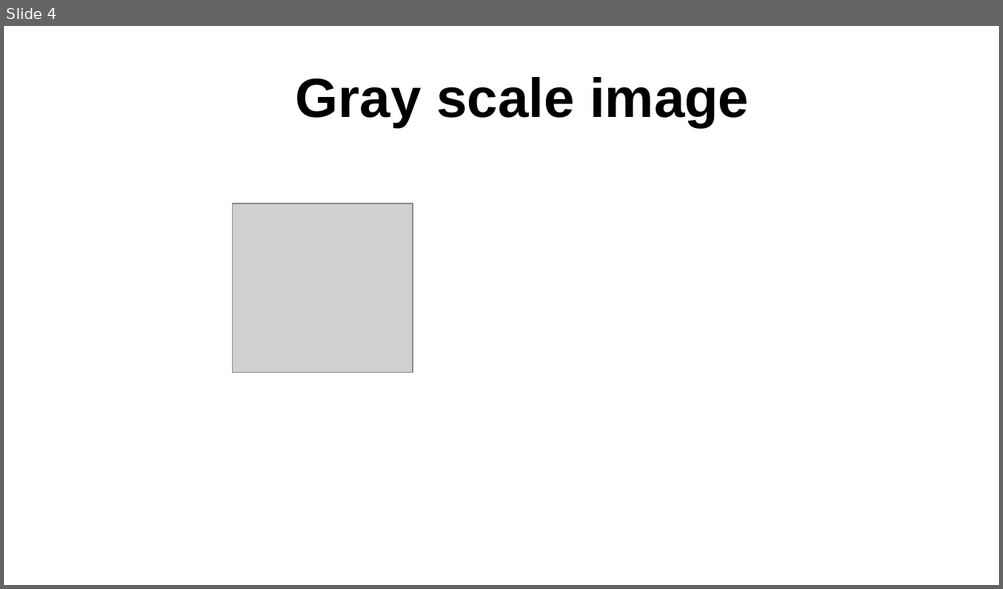
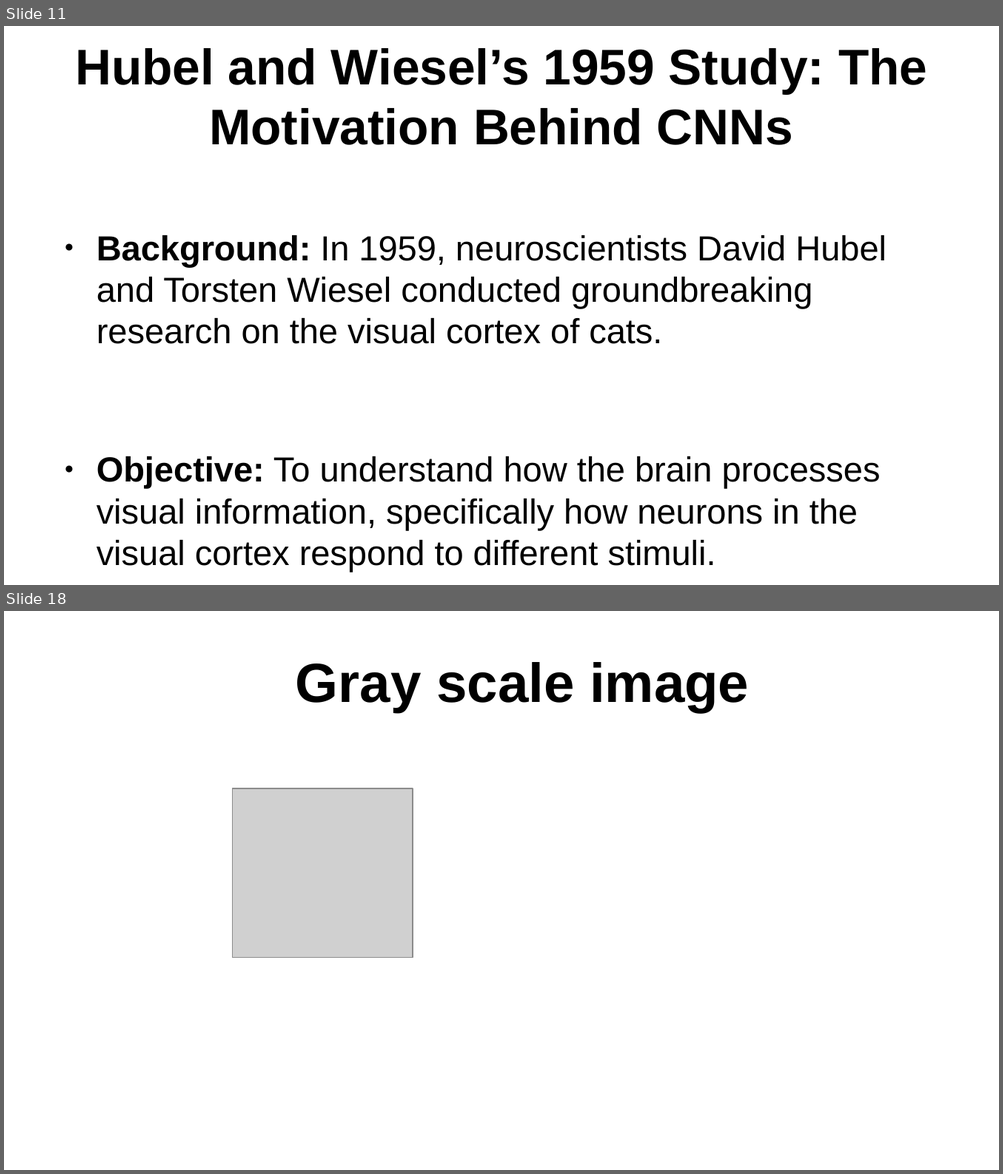
Before and after one commit to sreenivasulum/Presentations, a slide deck: CNN presentation.odp. Shown one above the other, each under a label of ours: slide 4 before the commit, slides 11 and 18 after it; the slides between them are not shown. The pictures are 1003x589 and 1003x1174 pixels, drawn with LibreOffice and Linux fonts; fonts in the diff are those of the drawing; grey boxes stand for pictures. Boxes give left, top, right and bottom in pixels: in the first picture for what was removed or moved away, otherwise in the second. Text is boxed around its words. In the diff, an @@ line names an element or a change of style, - is before the commit and + after.

```diff
--- a/CNN presentation.odp
+++ b/CNN presentation.odp
@@ slide 11 added at (4, 26, 999, 585), background #FFFFFF @@
@@ title added at (75, 48, 927, 145), 40 pt, text #000000, bold @@
+Hubel and Wiesel’s 1959 Study: The Motivation Behind CNNs
@@ text added at (96, 235, 886, 573), 27.8 pt, text #000000 @@
+● Background: In 1959, neuroscientists David Hubel and Torsten Wiesel conducted groundbreaking research on the visual cortex of cats.
+● Objective: To understand how the brain processes visual information, specifically how neurons in the visual cortex respond to different stimuli.
@@ what was slide 4 is now slide 18 @@
```
Also in this commit, not shown: 5 slides changed, 17 other slides added, 9 other files.
